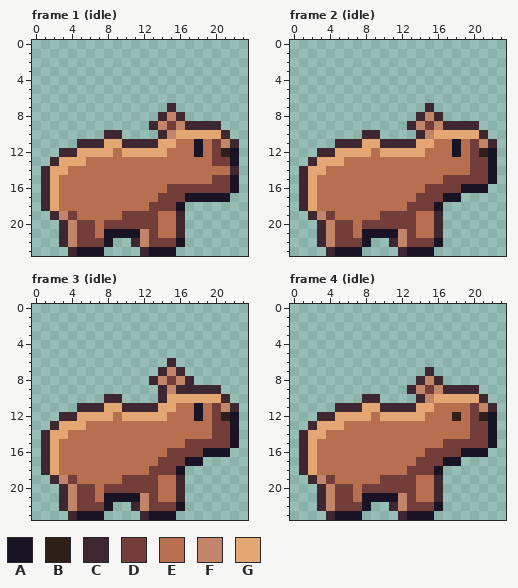
Two states of a pixel-art file, art/encounters/capybara@50.aseprite. This is how it looked before the edit.
24x24 pixels, 8 frames. Shown: frame 1 (idle), frame 2 (idle), frame 3 (idle), frame 4 (idle). The commit also changed other frames, which this record leaves out.
Palette (. is transparent): A #181425  B #2e2019  C #3e2731  D #733e39  E #b86f50  F #c28569  G #e4a672
Pixels before, frame 1 (idle), first column x 1:
 7 ..............C.......
 8 .............CFC......
 9 ............CFDFCCCC..
10 .......CC....CFGGGGGC.
11 ....CCCGGCCCCGGEEAEDFC
12 ..CCGGGGEGGGGGEEEAEDBA
13 .CGGGEEEEEEEEEEEEEEDDA
14 CGGEEEEEEEEEEEEEEEEEEC
15 CGEEEEEEEEEEEEEEEEEDDA
16 CGEEEEEEEEEEEEDDDDDDDA
17 CGEEEEEEEEEEEDDDAAAAA.
18 CGEEEEEEEEEEDDDA......
19 .CFDEEEEEDDDDEEC......
20 ..CFDDEDDDDDDEEC......
21 ..CFDDEAAAAFDEEC......
22 ..CFDDDA..CFDDDA......
23 ...CAAA....CAAA.......
Pixels before, frame 2 (idle), first column x 1:
 7 ..............C.......
 8 .............CFC......
 9 ............CFDFCCCC..
10 .......CC....CFGGGGGC.
11 ....CCCGGCCCCGGEEAEDFC
12 ..CCGGGGEGGGGGEEEAEDBA
13 .CGGGEEEEEEEEEEEEEEDDA
14 CGGEEEEEEEEEEEEEEEEDDA
15 CGEEEEEEEEEEEEEEDDDDDA
16 CGEEEEEEEEEEEEDDDDAAA.
17 CGEEEEEEEEEEEDDDAA....
18 CGEEEEEEEEEEDDDA......
19 .CFDEEEEEDDDDEEC......
20 ..CFDDEDDDDDDEEC......
21 ..CFDDEAAAAFDEEC......
22 ..CFDDDA..CFDDDA......
23 ...CAAA....CAAA.......
Pixels before, frame 3 (idle), first column x 1:
 6 ..............C.......
 7 .............CFC......
 8 ............CFDFC.....
 9 .............CFCCCCC..
10 .......CC....CGGGGGGC.
11 ....CCCGGCCCCGGEEAEDFC
12 ..CCGGGGEGGGGGEEEAEDBA
13 .CGGGEEEEEEEEEEEEEEDDA
14 CGGEEEEEEEEEEEEEEEEDDA
15 CGEEEEEEEEEEEEEEDDDDDA
16 CGEEEEEEEEEEEEDDDDAAA.
17 CGEEEEEEEEEEEDDDAA....
18 CGEEEEEEEEEEDDDA......
19 .CFDEEEEEDDDDEEC......
20 ..CFDDEDDDDDDEEC......
21 ..CFDDEAAAAFDEEC......
22 ..CFDDDA..CFDDDA......
23 ...CAAA....CAAA.......
Pixels before, frame 4 (idle), first column x 1:
 7 ..............C.......
 8 .............CFC......
 9 ............CFDFCCCC..
10 .......CC....CFGGGGGC.
11 ....CCCGGCCCCGGEEEEDFC
12 ..CCGGGGEGGGGGEEEBEDBA
13 .CGGGEEEEEEEEEEEEEEDDA
14 CGGEEEEEEEEEEEEEEEEDDA
15 CGEEEEEEEEEEEEEEDDDDDA
16 CGEEEEEEEEEEEEDDDDAAA.
17 CGEEEEEEEEEEEDDDAA....
18 CGEEEEEEEEEEDDDA......
19 .CFDEEEEEDDDDEEC......
20 ..CFDDEDDDDDDEEC......
21 ..CFDDEAAAAFDEEC......
22 ..CFDDDA..CFDDDA......
23 ...CAAA....CAAA.......
After the commit:
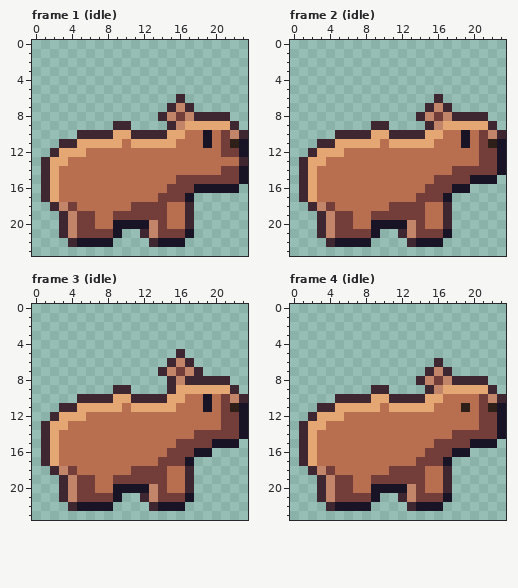
Edits made:
Changed rows in their new state; - is an unchanged pixel.
Frame 1 (idle):
first column x 1:
 6 ---------------C-------
 7 ---------------FC------
 8 ---------------DFCCCC--
 9 --------CC--..C-GGGGGC-
10 ----CCC-GGCCC-G-EEAEDFC
11 --CCGGG--EGGG----EAEDBA
12 -CGG-EEE-EEEEE---E-EDDA
13 CG-EE--------------EEEC
14 --E-----------------DDA
15 ---------------DDDD--DA
16 -----------------AAAA--
17 -----------------....--
18 .CFD------DD--EEC------
19 -.CFDD--D----D-EC------
20 -------EAAAAFD-EC------
21 ------DD-..CFDDDA------
22 --.CAAA---..CAA--------
23 ---....----....--------
Frame 2 (idle):
first column x 1:
 6 ---------------C-------
 7 ---------------FC------
 8 ---------------DFCCCC--
 9 --------CC--..C-GGGGGC-
10 ----CCC-GGCCC-G-EEAEDFC
11 --CCGGG--EGGG----EAEDBA
12 -CGG-EEE-EEEEE---E-EDDA
13 CG-EE--------------E-DA
14 --E--------------DD--DA
15 ---------------D---AA--
16 -----------------A-..--
17 -----------------.-----
18 .CFD------DD--EEC------
19 -.CFDD--D----D-EC------
20 -------EAAAAFD-EC------
21 ------DD-..CFDDDA------
22 --.CAAA---..CAA--------
23 ---....----....--------
Frame 3 (idle):
first column x 1:
 5 ---------------C-------
 6 ---------------FC------
 7 ---------------DFC-----
 8 ------------..C--CCCC--
 9 --------CC---.CGGGGGGC-
10 ----CCC-GGCCC---EEAEDFC
11 --CCGGG--EGGG----EAEDBA
12 -CGG-EEE-EEEEE---E-EDDA
13 CG-EE--------------E-DA
14 --E--------------DD--DA
15 ---------------D---AA--
16 -----------------A-..--
17 -----------------.-----
18 .CFD------DD--EEC------
19 -.CFDD--D----D-EC------
20 -------EAAAAFD-EC------
21 ------DD-..CFDDDA------
22 --.CAAA---..CAA--------
23 ---....----....--------
Frame 4 (idle):
first column x 1:
 6 ---------------C-------
 7 ---------------FC------
 8 ---------------DFCCCC--
 9 --------CC--..C-GGGGGC-
10 ----CCC-GGCCC-G-EEEEDFC
11 --CCGGG--EGGG-----BEDBA
12 -CGG-EEE-EEEEE---E-EDDA
13 CG-EE--------------E-DA
14 --E--------------DD--DA
15 ---------------D---AA--
16 -----------------A-..--
17 -----------------.-----
18 .CFD------DD--EEC------
19 -.CFDD--D----D-EC------
20 -------EAAAAFD-EC------
21 ------DD-..CFDDDA------
22 --.CAAA---..CAA--------
23 ---....----....--------
Where, in picture pixels (left, top, right, bottom), the same in both pictures:
changed: (41, 94, 248, 256)
changed: (299, 94, 506, 256)
changed: (41, 349, 248, 520)
changed: (299, 358, 506, 520)
